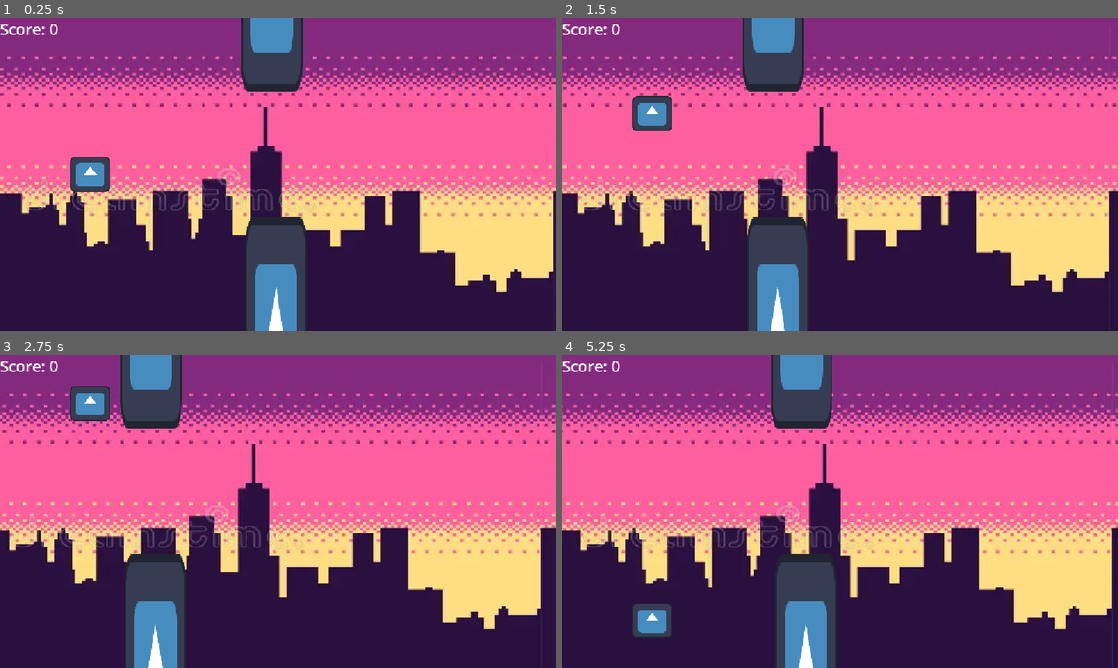
Above: before the commit, frames 1-4 (two rows, left to right).
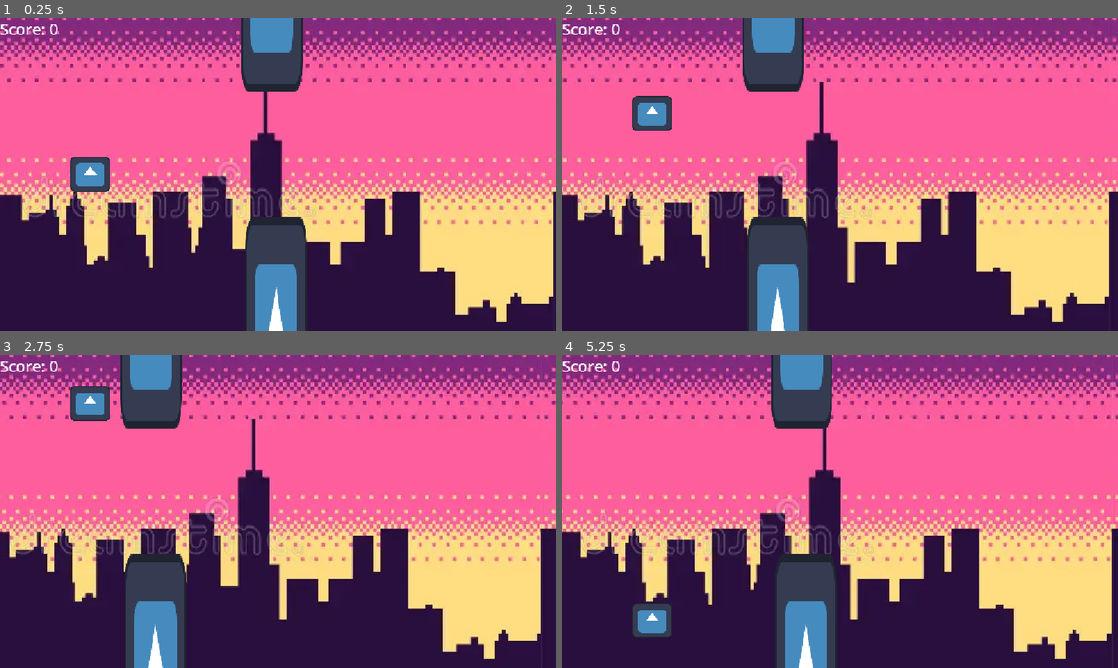
Above: after the commit, the same moments.

Repository: alemarpino-rgb/CyBird
Game: Godot game, scene res://gioco.tscn
Same seed, same stepped clock (60 frames per second), same inputs: the game is played once before the commit and once after it. The engine's default icon, where the game draws it, is replaced by a stand-in: a white triangle on a blue panel in a dark square.
Inputs (mouse positions are in pixels of both pictures, inside the frame that each line leads up to):
- Up to frame 1 (0.25 s): no input
- Up to frame 2 (1.5 s): tap Enter (ui_accept) at 0.5, 0.77 s; move the mouse to (962, 158) at 0.52 s; click (962, 158) at 0.6 s; move the mouse to (728, 190) at 1.27 s; click (728, 190) at 1.35 s
- Up to frame 3 (2.75 s): tap Enter (ui_accept) at 1.52 s; move the mouse to (333, 442) at 2.02 s; click (333, 442) at 2.1 s
- Up to frame 4 (5.25 s): move the mouse to (812, 574) at 2.77 s; click (812, 574) at 2.85 s; tap Enter (ui_accept) at 3.02, 3.77 s; move the mouse to (1006, 558) at 3.52 s; click (1006, 558) at 3.6 s; click "Mi sento fortunato... voglio …" at 4.25 s; move the mouse to (673, 464) at 5.02 s; click (673, 464) at 5.1 s

The runs differ from the first frame. In frame 1, 22% of the frame differs, in the area x 0-100%, y 0-98%; in frame 2, 22%; in frame 3, 22%; in frame 4, 22%.

Commit message:
Versione più 'schermo-friendly'

Diff:
--- a/animated_sprite_2d.tscn
+++ b/animated_sprite_2d.tscn
@@ -16,6 +16,6 @@
 
 [node name="AnimatedSprite2D" type="AnimatedSprite2D" unique_id=1553255861]
 position = Vector2(-1, 5.000061)
-scale = Vector2(2.002948, 1.6169733)
+scale = Vector2(2.002948, 2.1)
 sprite_frames = SubResource("SpriteFrames_yeiif")
 script = ExtResource("2_348n5")
--- a/gioco.gd
+++ b/gioco.gd
@@ -3,7 +3,6 @@
 const OSTACOLO_SCENE = preload("res://rigid_body_2d.tscn")
 
 @onready var mio_timer: Timer = $Timer
-const SPAWN_X = 1200.0
 var punteggio=0
 
 func _on_timer_timeout() -> void:
@@ -15,7 +14,8 @@
 
 	var altezza_casuale = randf_range(193.0, 523.0)
 
-	nuovo_ostacolo.position = Vector2(SPAWN_X, altezza_casuale)
+	var bordo_destro = $Camera2D.get_screen_center_position().x + get_viewport_rect().size.x / 2
+	nuovo_ostacolo.position = Vector2(bordo_destro + 100, altezza_casuale)
 
 	nuovo_ostacolo.colpito.connect(_on_rigid_body_2d_colpito)
 
--- a/gioco.tscn
+++ b/gioco.tscn
@@ -60,10 +60,18 @@
 
 [node name="Button2" type="Button" parent="CanvasLayer" unique_id=1122940095]
 visible = false
-offset_left = 426.0
-offset_top = 404.0
-offset_right = 757.0
-offset_bottom = 535.0
+layout_mode = 3
+anchors_preset = 7
+anchor_left = 0.5
+anchor_top = 1.0
+anchor_right = 0.5
+anchor_bottom = 1.0
+offset_left = -200.0
+offset_top = -200.0
+offset_right = 200.0
+offset_bottom = -80.0
+grow_horizontal = 2
+grow_vertical = 0
 text = "Mi sento fortunato... voglio ricominciare!!!"
 
 [node name="Camera2D" type="Camera2D" parent="." unique_id=691065177]
--- a/perso.tscn
+++ b/perso.tscn
@@ -1,26 +1,51 @@
 [gd_scene format=3 uid="uid://dvemd8fgt0qw"]
 
-[node name="Perso" type="Node2D" unique_id=553877320]
+[node name="Perso" type="Control" unique_id=1517393243]
+layout_mode = 3
+anchors_preset = 15
+anchor_right = 1.0
+anchor_bottom = 1.0
+grow_horizontal = 2
+grow_vertical = 2
+size_flags_horizontal = 3
+size_flags_vertical = 3
+metadata/_edit_group_ = true
 
 [node name="ColorRect" type="ColorRect" parent="." unique_id=1469011163]
-offset_right = 1205.0
-offset_bottom = 694.0
+layout_mode = 1
+anchors_preset = 15
+anchor_right = 1.0
+anchor_bottom = 1.0
+grow_horizontal = 2
+grow_vertical = 2
 color = Color(0, 0, 0, 1)
 
 [node name="TextEdit" type="TextEdit" parent="." unique_id=1229214605]
 visible = false
-offset_right = 1157.0
-offset_bottom = 652.0
+layout_mode = 1
+anchors_preset = 15
+anchor_right = 1.0
+anchor_bottom = 1.0
+grow_horizontal = 2
+grow_vertical = 2
 text = "Sei scarso! Hai perso! fai schifo!!!!!"
 
 [node name="TextureRect" type="TextureRect" parent="." unique_id=1009375034]
-offset_right = 1163.0
-offset_bottom = 656.0
+layout_mode = 1
+anchors_preset = 15
+anchor_right = 1.0
+anchor_bottom = 1.0
+grow_horizontal = 2
+grow_vertical = 2
 
 [node name="Label" type="Label" parent="." unique_id=393114462]
-offset_left = 112.0
-offset_top = 275.0
-offset_right = 1049.0
-offset_bottom = 770.0
+layout_mode = 1
+anchors_preset = 15
+anchor_right = 1.0
+anchor_bottom = 1.0
+grow_horizontal = 2
+grow_vertical = 2
 theme_override_font_sizes/font_size = 57
 text = "Sei scarso! Hai perso! Fai schifo!!!!!"
+horizontal_alignment = 1
+vertical_alignment = 1
--- a/project.godot
+++ b/project.godot
@@ -17,6 +17,8 @@
 
 [display]
 
+window/size/mode=3
+window/hdr/request_hdr_output=true
 window/stretch/mode="canvas_items"
 window/stretch/aspect="expand"
 
@@ -39,5 +41,6 @@
 [rendering]
 
 textures/canvas_textures/default_texture_filter=0
+textures/vram_compression/import_etc2_astc=true
 textures/canvas_textures/default_texture_repeat=1
 rendering_device/driver.windows="d3d12"
--- a/rigid_body_2d.gd
+++ b/rigid_body_2d.gd
@@ -5,8 +5,11 @@
 # Called every frame. 'delta' is the elapsed time since the previous frame.
 func _process(delta: float) -> void:
 	position.x += velocity_x * delta
-	if position.x<=-100:
+	var camera = get_viewport().get_camera_2d()
+	var bordo_sinistro = camera.get_screen_center_position().x - get_viewport_rect().size.x / 2
+	if position.x < bordo_sinistro - 200:
 		queue_free()
+
 
 
 func _on_area_2d_body_entered(body: Node2D) -> void:
Not shown, added: export_presets.cfg
